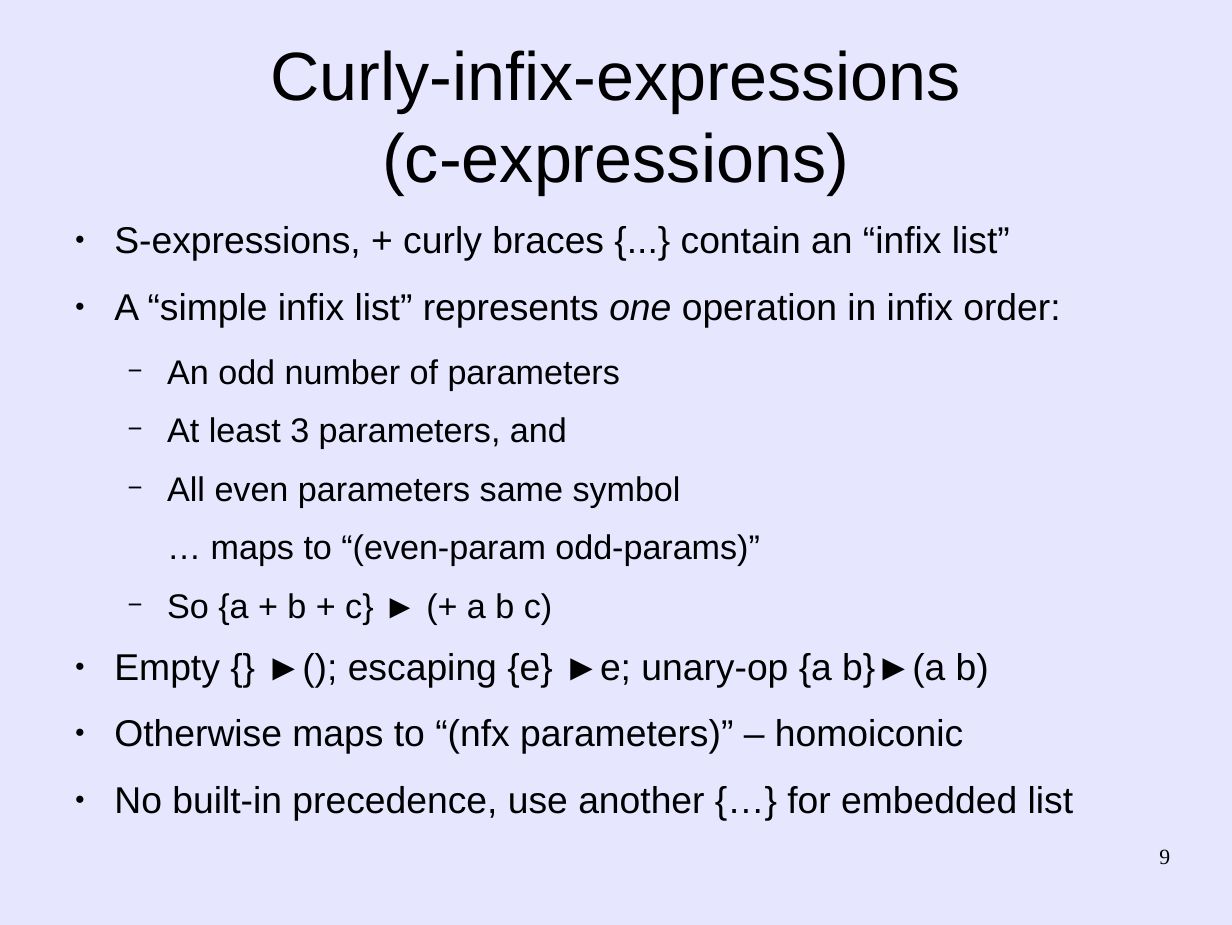
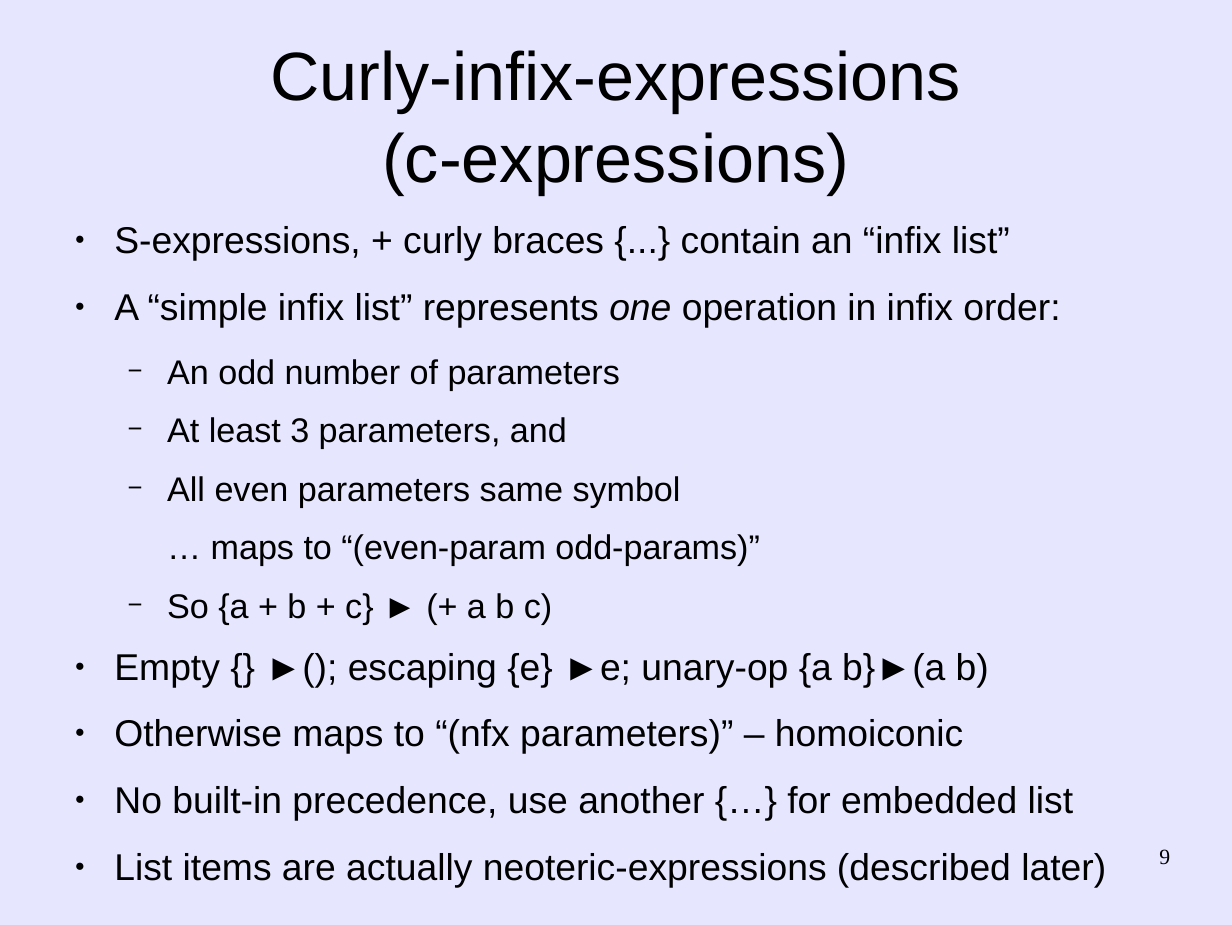
Before and after one commit to martin12333/Readable-Lisp-S-expressions, a slide deck: slide 9 of readable-s-expressions.odp. Drawn at 1232x925 pixels with LibreOffice and Linux fonts; fonts in the diff are those of the drawing. Boxes give left, top, right and bottom in pixels: in the first picture for what was removed or moved away, otherwise in the second. Text is boxed around its words. In the diff, an @@ line names an element or a change of style, - is before the commit and + after.

Commit message:
readable-s-expressions.odp: Update presentation
  - Change to use $bracket-apply$ (not bracketaccess)

```diff
--- a/readable-s-expressions.odp
+++ b/readable-s-expressions.odp
@@ text at (114, 853, 1106, 888): paragraph added @@
+● List items are actually neoteric-expressions (described later)
```
Also in this commit, not shown: 2 other slides changed.
